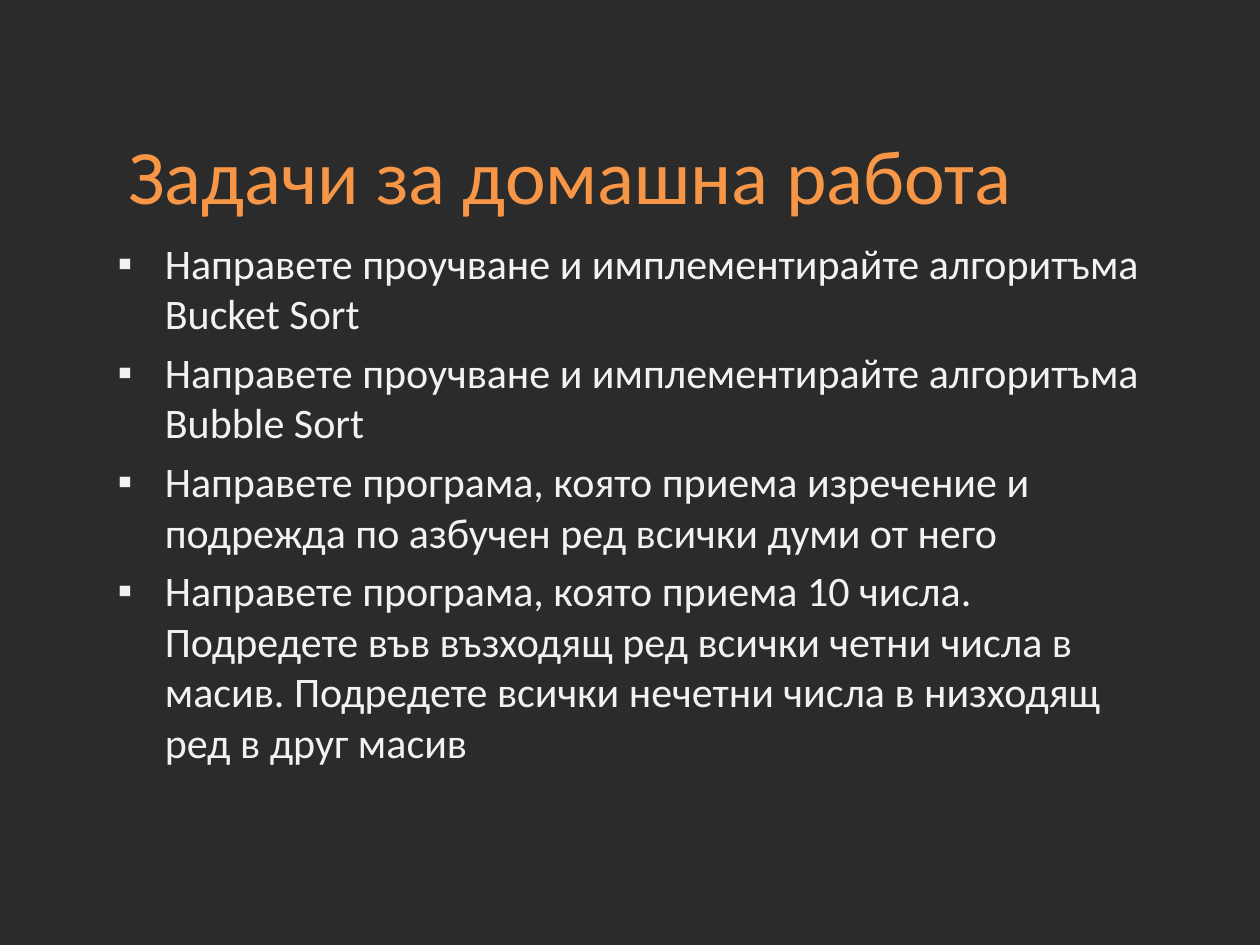
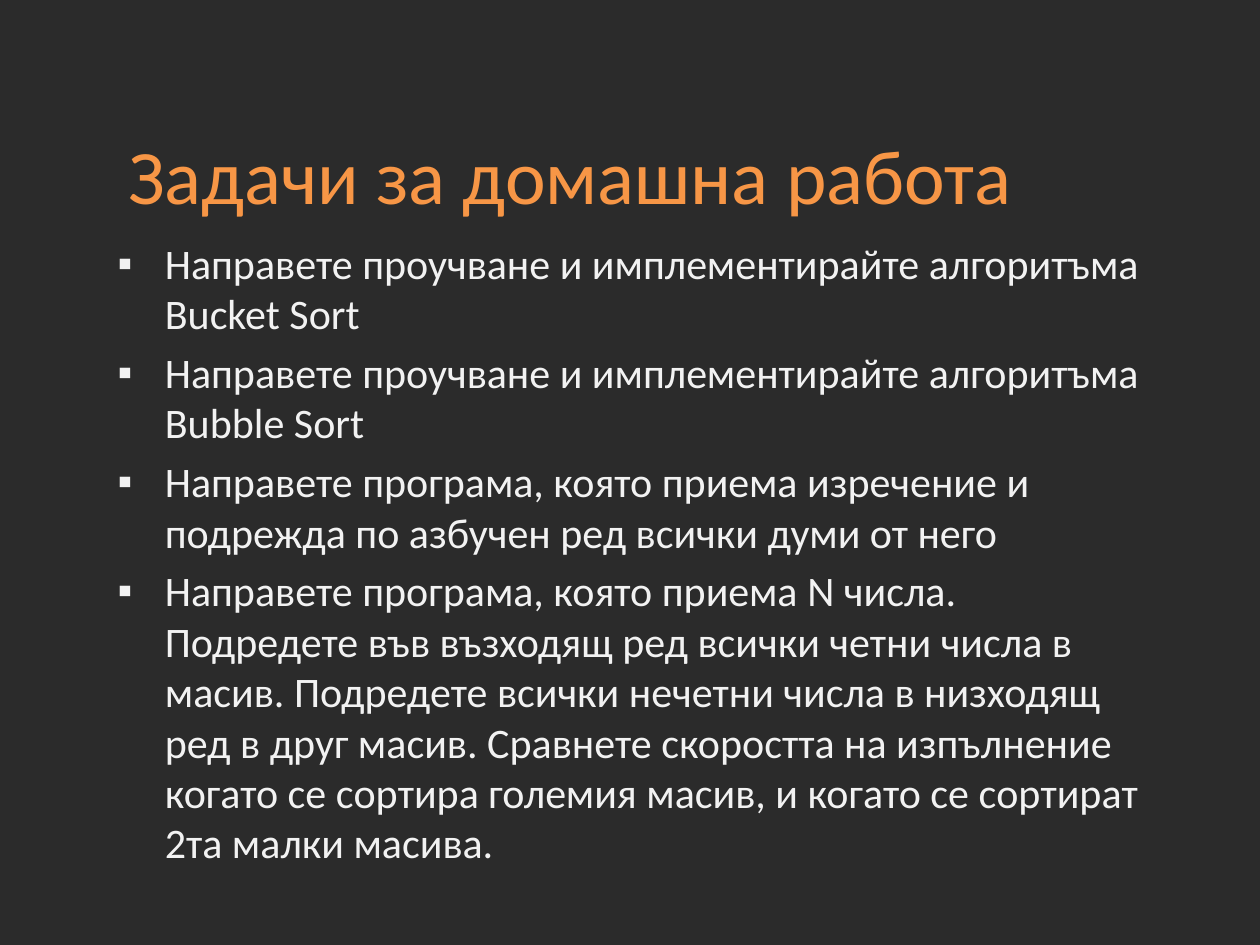
Before and after one commit to Academy-Soft-Intellect/Dot-Net-Course, a slide deck: slide 25 of 12-Algorithms.pptx (slide 24 before the commit). Drawn at 1260x945 pixels with LibreOffice and Linux fonts; fonts in the diff are those of the drawing; background and template pictures are left out; a plain dark background stands for a picture behind light text. Boxes give left, top, right and bottom in pixels: in the first picture for what was removed or moved away, otherwise in the second. Text is boxed around its words. In the diff, an @@ line names an element or a change of style, - is before the commit and + after.

```diff
--- a/12-Algorithms.pptx
+++ b/12-Algorithms.pptx
@@ text at box(165, 579, 1138, 859): text changed @@
-▪ Направете програма, която приема 10 числа. Подредете във възходящ ред всички четни числа в масив. Подредете всички нечетни числа в низходящ ред в друг масив
+▪ Направете програма, която приема N числа. Подредете във възходящ ред всички четни числа в масив. Подредете всички нечетни числа в низходящ ред в друг масив. Сравнете скоростта на изпълнение когато се сортира големия масив, и когато се сортират 2та малки масива.
```
Also in this commit, not shown: 2 other slides changed, 1 slide added, 1 other file.
